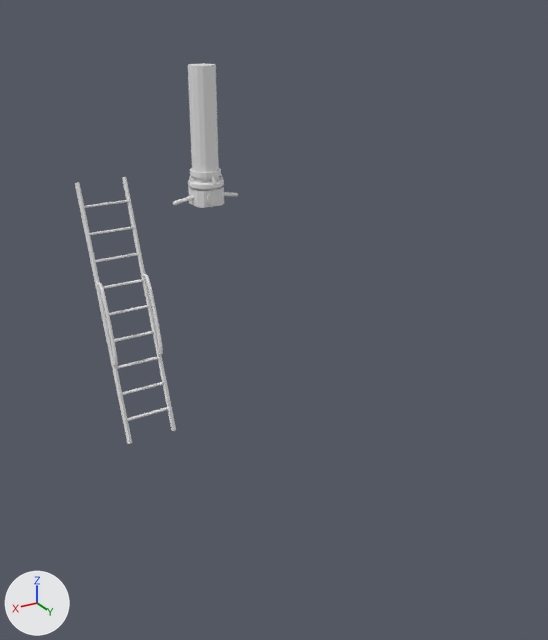
One commit to the Blender file assets/submarine.blend: the scene before it, then after it.
Camera for both pictures: a 50 mm lens placed at (6.84, 13.12, 8.69), pointed at (-0.47, 0.93, 2.59). Lighting does not change. The marker at lower left points along +X, +Y and +Z.

The scene before the commit, as lines of its bpy script (objects in view):
```python
ob_glass = bpy.data.objects.new('Glass', me_cylinder_005)
ob_glass.parent = ob_view
ob_glass.location = (0.208, -1.042, 4.816)
ob_glass.rotation_euler = (0.0, 1.571, 0.0)  # degrees (0, 90, 0)
ob_glass.scale = (0.574, 0.574, 0.574)
ob_handle = bpy.data.objects.new('Handle', me_cylinder_006)
ob_handle.parent = ob_view
ob_handle.location = (0.0, -0.559, 4.773)
ob_handle.rotation_euler = (-1.736, 0.0, 0.0)  # degrees (-99, 0, 0)
ob_handle.scale = (0.192, 0.164, 0.958)
ob_ladder = bpy.data.objects.new('Ladder', me_cube_007)
ob_ladder.location = (0.0, 0.0, 0.0)
ob_periscope = bpy.data.objects.new('Periscope', me_cube_008)
ob_periscope.location = (0.0, 0.0, 0.0)
ob_view = bpy.data.objects.new('View', me_cube_009)
ob_view.parent = ob_periscope
ob_view.location = (0.0, -1.042, 4.815)
ob_view.rotation_euler = (0.0, 0.0, 1.571)  # degrees (0, 0, 90)
ob_view.scale = (0.156, 0.156, 0.0858)
```
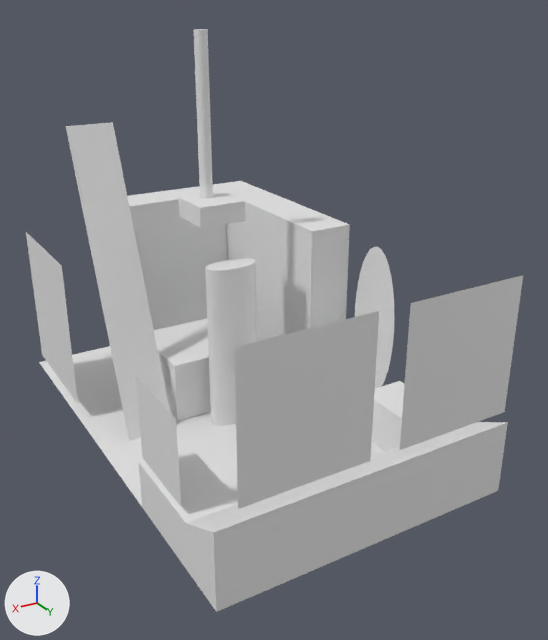
What differs and where, as boxes [x1, y1, x2, y2] in the pictures (548 x 640 px):
'Main Controls', added
    after: [139, 381, 508, 612]
'Comms/Electronics', added
    after: [127, 181, 350, 341]
'Boat Monitoring', added
    after: [234, 311, 379, 509]
'Ladder', reshaped, moved, turned, rescaled
    before: [75, 177, 176, 444]
    after: [66, 122, 169, 441]
'Engine Controls / Monitoring', added
    after: [400, 275, 523, 450]
'Floor', added
    after: [39, 346, 384, 506]
'Person', added
    after: [205, 258, 257, 426]
'Map / Dead Reckoning Display / calulator', added
    after: [154, 318, 211, 421]
'Periscope.001', added
    after: [179, 29, 246, 228]
'Ballast Controls', added
    after: [26, 232, 78, 403]
'Periscope', deleted
    before: [188, 63, 224, 190]
'Interior Comms', added
    after: [136, 376, 181, 506]
'Door', added
    after: [355, 247, 395, 388]
'View', deleted
    before: [188, 187, 224, 208]
'Glass', deleted
    before: [207, 191, 220, 205]
'Handle', deleted
    before: [173, 192, 238, 205]
part 1 of me_cube_007, deleted
    before: [75, 177, 176, 444]
part 2 of me_cube_007, added
    after: [66, 122, 169, 441]

Edits to the bpy script that builds the scene:
```text
Change me_cube_007:
    remove me_cube_007.from_pydata(...)  # 462 vertices, 343 faces; spans x 1.34..2.44, y -2.14..-0.16, z -0.04..5.17
    add me_cube_007.from_pydata(...)  # 4 vertices, 1 face; spans x -2.0..2.0, y -2.0..2.0, z 0.0
    me_cube_007 part 1: 462 vertices removed from x 1.34..2.44, y -2.14..-0.16, z -0.04..5.17
    me_cube_007 part 2: 4 vertices added at x -2.0..2.0, y -2.0..2.0, z 0.0
Add me_plane_006:
    me_plane_006.from_pydata([(-2.0, -2.0, 0.0), (2.0, -2.0, 0.0), (-2.0, 2.0, 0.0), (2.0, 2.0, 0.0)], [], [(0, 1, 3, 2)])
Change ob_ladder:
    ob_ladder.location: (0.0, 0.0, 0.0) -> (1.88, -1.35, 2.95)
    ob_ladder.rotation_euler: (0.0, 0.0, 0.0) -> (-1.222, 0.0, 0.0)  # degrees (0, 0, 0) -> degrees (-70, 0, 0)
    ob_ladder.scale: (1.0, 1.0, 1.0) -> (0.25, 1.74, 1.13)
Remove ob_periscope:
    ob_periscope = bpy.data.objects.new('Periscope', me_cube_008)
Remove ob_view:
    ob_view = bpy.data.objects.new('View', me_cube_009)
Remove ob_glass:
    ob_glass = bpy.data.objects.new('Glass', me_cylinder_005)
Remove ob_handle:
    ob_handle = bpy.data.objects.new('Handle', me_cylinder_006)
Add ob_boat_monitoring:
    ob_boat_monitoring = bpy.data.objects.new('Boat Monitoring', me_plane_006)
    ob_boat_monitoring.location = (1.38, 5.01, 3.07)
    ob_boat_monitoring.rotation_euler = (-1.571, 1.571, 0.0)  # degrees (-90, 90, 0)
    ob_boat_monitoring.scale = (0.654, 0.607, 0.407)
Add ob_engine_controls___monitoring:
    ob_engine_controls___monitoring = bpy.data.objects.new('Engine Controls / Monitoring', me_plane_006.copy())
    ob_engine_controls___monitoring.location = (-1.65, 5.01, 3.07)
    ob_engine_controls___monitoring.rotation_euler = (-1.571, 1.571, 0.0)  # degrees (-90, 90, 0)
    ob_engine_controls___monitoring.scale = (0.654, 0.607, 0.407)
Add ob_interior_comms:
    ob_interior_comms = bpy.data.objects.new('Interior Comms', me_plane_006.copy())
    ob_interior_comms.location = (2.99, 3.0, 1.99)
    ob_interior_comms.rotation_euler = (0.0, 1.571, 0.0)  # degrees (0, 90, 0)
    ob_interior_comms.scale = (0.407, 0.407, 0.407)
Add ob_map___dead_reckoning_display___calulator:
    ob_map___dead_reckoning_display___calulator = bpy.data.objects.new('Map / Dead Reckoning Display / calulator', me_cube_005)  # a box spanning x -2.0..2.0, y -2.0..2.0, z -2.0..2.0
    ob_map___dead_reckoning_display___calulator.location = (0.18, -1.47, 0.63)
    ob_map___dead_reckoning_display___calulator.scale = (0.495, 0.495, 0.368)
Add ob_ballast_controls:
    ob_ballast_controls = bpy.data.objects.new('Ballast Controls', me_plane_006.copy())
    ob_ballast_controls.location = (3.0, -3.11, 2.0)
    ob_ballast_controls.rotation_euler = (-3.142, 1.571, 0.0)  # degrees (-180, 90, 0)
    ob_ballast_controls.scale = (0.8, 0.712, 1.0)
Add ob_periscope_001:
    ob_periscope_001 = bpy.data.objects.new('Periscope.001', me_cylinder_001)  # 72 vertices, 40 faces; spans x -7.6..7.6, y -4.1..11.0, z -2.3..2.0
    ob_periscope_001.location = (0.0, -1.03, 6.34)
    ob_periscope_001.scale = (0.0678, 0.0678, 0.857)
Add ob_door:
    ob_door = bpy.data.objects.new('Door', me_circle)  # 32 vertices, 1 face; spans x -2.0..2.0, y -2.0..2.0, z 0.0
    ob_door.location = (-2.96, 1.05, 2.03)
    ob_door.rotation_euler = (0.0, 1.571, 0.0)  # degrees (0, 90, 0)
    ob_door.scale = (0.87, 0.348, 0.87)
Add ob_comms_electronics:
    ob_comms_electronics = bpy.data.objects.new('Comms/Electronics', me_cube_002)  # a box spanning x -2.0..2.0, y -2.0..2.0, z -2.0..2.0; a box spanning x -2.0..14.0, y -3.0..-2.0, z -2.0..2.0
    ob_comms_electronics.location = (-2.47, -1.98, 2.0)
    ob_comms_electronics.scale = (0.25, 1.0, 1.0)
Add ob_main_controls:
    ob_main_controls = bpy.data.objects.new('Main Controls', me_cube_001)  # 24 vertices, 22 faces; spans x -3.0..3.0, y -10.0..2.0, z -2.0..4.0
    ob_main_controls.location = (0.0, 4.5, 0.5)
    ob_main_controls.scale = (1.0, 0.25, 0.25)
Add ob_floor:
    ob_floor = bpy.data.objects.new('Floor', me_plane_006.copy())
    ob_floor.location = (0.0, 0.0, 0.0)
    ob_floor.scale = (1.5, 2.5, 1.0)
Add ob_person:
    ob_person = bpy.data.objects.new('Person', me_cylinder)  # a 32-sided cylinder along z spanning x -2.0..2.0, y -2.0..2.0, z -2.0..2.0
    ob_person.location = (0.0, 0.0, 1.8)
    ob_person.scale = (0.283, 0.141, 0.9)
```
